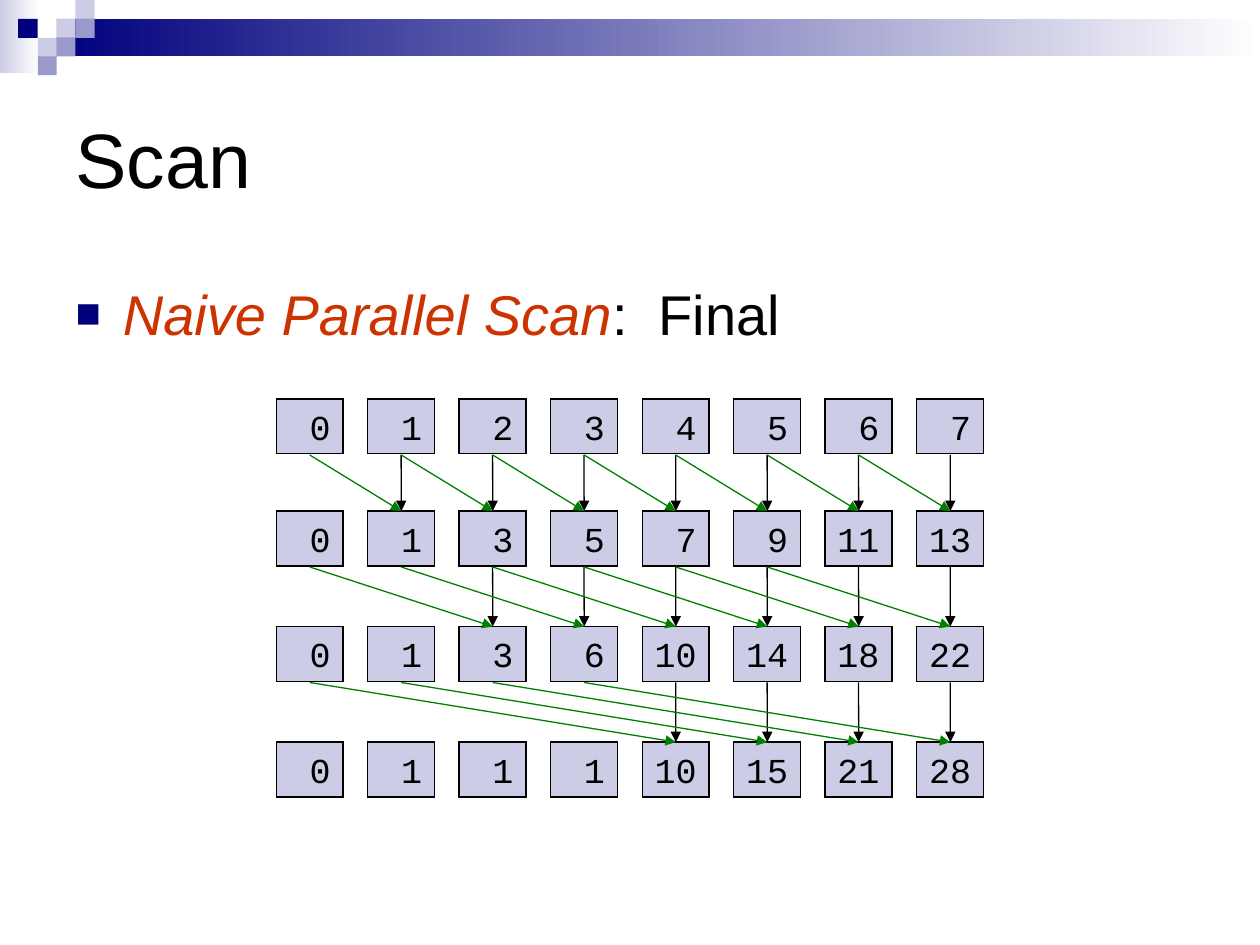
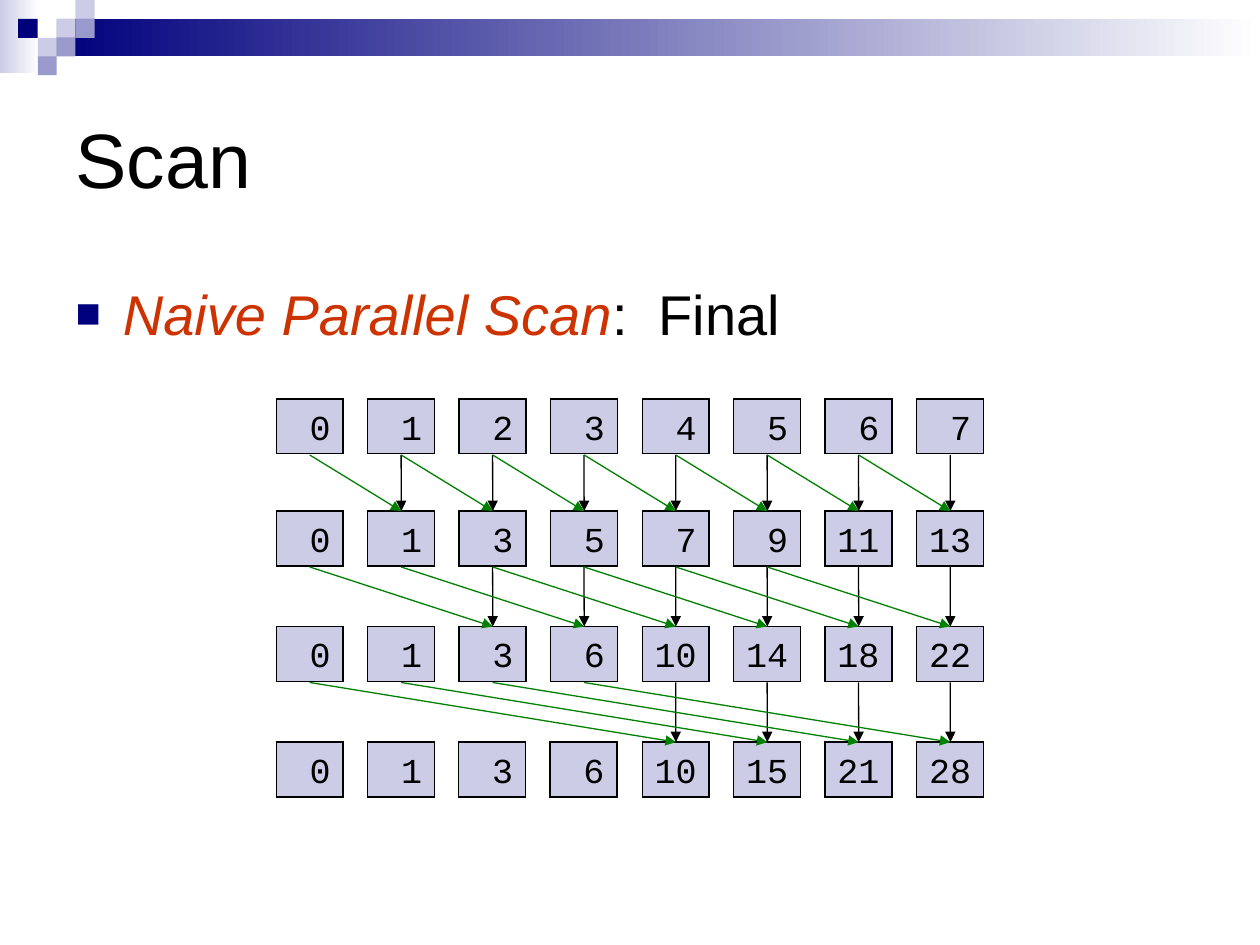
Before and after one commit to CIS565-Spring-2012/cis565-spring-2012.github.com, a slide deck: slide 37 of lectures/02-01-Parallel-Algorithms.ppt. Drawn at 1260x945 pixels with LibreOffice and Linux fonts; fonts in the diff are those of the drawing. Boxes give left, top, right and bottom in pixels: in the first picture for what was removed or moved away, otherwise in the second. Text is boxed around its words. In the diff, an @@ line names an element or a change of style, - is before the commit and + after.

```diff
--- a/lectures/02-01-Parallel-Algorithms.ppt
+++ b/lectures/02-01-Parallel-Algorithms.ppt
@@ text in rectangle at <box>492,759,513,784</box>: text changed @@
-1
+3
@@ text in rectangle at <box>583,759,604,784</box>: text changed @@
-1
+6
```
Also in this commit, not shown: 1 slide removed, 3 other files.
